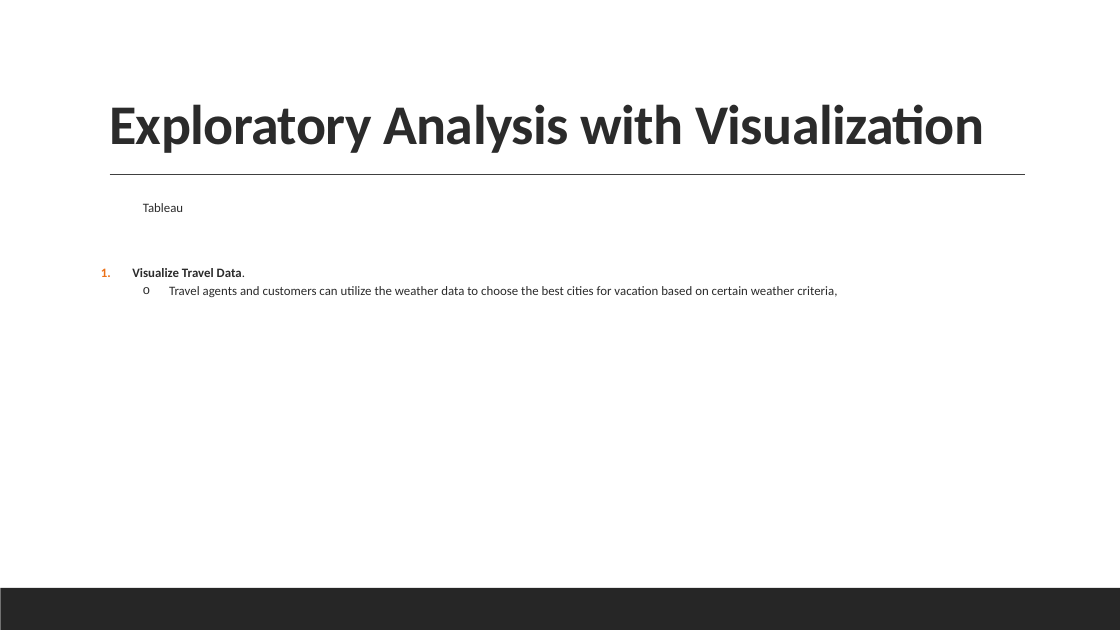
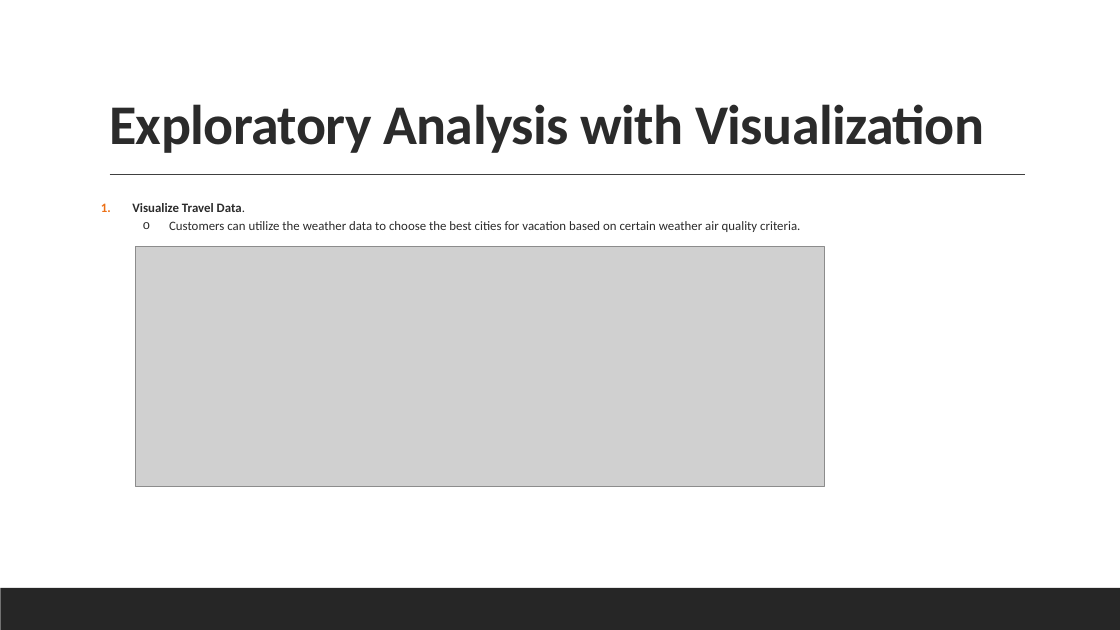
Before and after one commit to LouFoster/Group-C_FinalProject, a slide deck: slide 12 of C-Group v3_Final.pptx (slide 13 before the commit). Drawn at 1120x630 pixels with LibreOffice and Linux fonts; fonts in the diff are those of the drawing; grey boxes stand for pictures. Boxes give left, top, right and bottom in pixels: in the first picture for what was removed or moved away, otherwise in the second. Text is boxed around its words. In the diff, an @@ line names an element or a change of style, - is before the commit and + after.

```diff
--- a/C-Group v3_Final.pptx
+++ b/C-Group v3_Final.pptx
@@ text at (143, 203, 183, 212): paragraph removed @@
-  Tableau
@@ text at (169, 221, 800, 232): text changed @@
-  o Travel agents and customers can utilize the weather data to choose the best cities for vacation based on certain weather criteria,
+  o Customers can utilize the weather data to choose the best cities for vacation based on certain weather air quality criteria.
@@ picture added at (135, 246, 824, 486) @@
```
Also in this commit, not shown: 2 other slides changed, 1 slide added, 2 slides removed.
